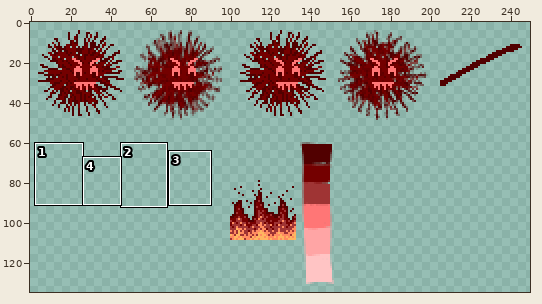
File history of a sprite sheet, Assets/Sprites/TopDown Sprites/Enemies/RedEnemies_and_Attacks.png. The picture above shows the old version from afar; the outline marks the close-up.
Close-up. Before:
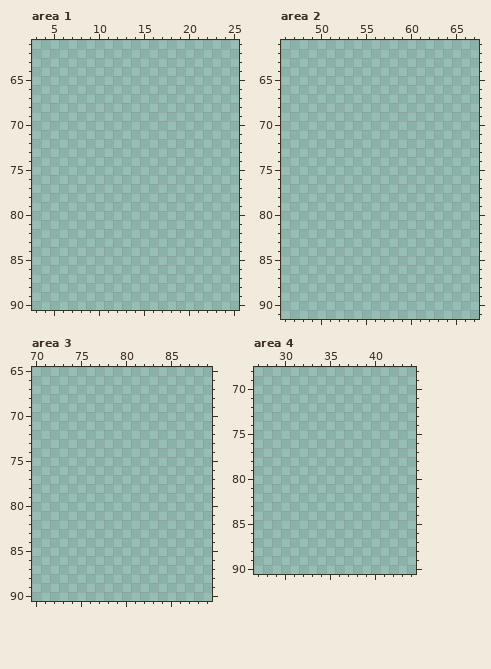
The file is 400x200 pixels. Pixels under 10% opacity are left out. Colours within 5 levels of each other are drawn and written as one. Shown: area 1: x 3..25, y 61..90; area 2: x 46..67, y 61..91; area 3: x 70..89, y 65..90; area 4: x 27..44, y 68..90. The wide view leaves out empty margins. The commit also changed other parts of the picture, which this record leaves out.
The result:
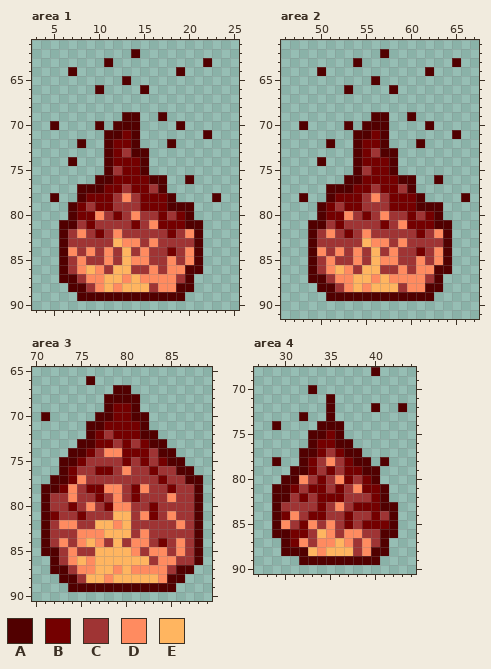
Palette (. is transparent): A #510000  B #740000  C #9f3434  D #ff8b60  E #ffb560
The edit:
--- area 1
@@ x 3..25 @@
 61 .......................
-62 .......................
-63 .......................
-64 .......................
-65 .......................
-66 .......................
+62 ...........A...........
+63 ........A..........A...
+64 ....A...........A......
+65 ..........A............
+66 .......A....A..........
 67 .......................
 68 .......................
-69 .......................
-70 .......................
-71 .......................
-72 .......................
-73 .......................
-74 .......................
-75 .......................
-76 .......................
-77 .......................
-78 .......................
-79 .......................
-80 .......................
-81 .......................
-82 .......................
-83 .......................
-84 .......................
-85 .......................
-86 .......................
-87 .......................
-88 .......................
-89 .......................
+69 ..........AA..A........
+70 ..A....A.AAA....A......
+71 ........AABA.......A...
+72 .....A..ABBA...A.......
+73 ........ABCAA..........
+74 ....A...ABBBA..........
+75 ........ACBBA..........
+76 .......AABBBBAA..A.....
+77 .....AAABBCBBCA........
+78 ..A..ABBBCDCBBBA....A..
+79 ....ABCBBCCCBBBAAA.....
+80 ....ABBDCBCDCCBCBA.....
+81 ...AACBCCCCBCDBBBAA....
+82 ...ACDCBCDCCCCCBCDA....
+83 ...ACCCCCEDDCDCCCCA....
+84 ...ADCDCDCECDCCBCDA....
+85 ...ACDCCDCEDDCCDCDA....
+86 ...ACDEDCEECCDCDDAA....
+87 ...AACDDEEDEDDDDCA.....
+88 ....AACDEDEEECDDAA.....
+89 .....AAAAAAAAAAAA......
 90 .......................
--- area 2
@@ x 46..67 @@
 61 ......................
-62 ......................
-63 ......................
-64 ......................
-65 ......................
-66 ......................
+62 ...........A..........
+63 ........A..........A..
+64 ....A...........A.....
+65 ..........A...........
+66 .......A....A.........
 67 ......................
 68 ......................
-69 ......................
-70 ......................
-71 ......................
-72 ......................
-73 ......................
-74 ......................
-75 ......................
-76 ......................
-77 ......................
-78 ......................
-79 ......................
-80 ......................
-81 ......................
-82 ......................
-83 ......................
-84 ......................
-85 ......................
-86 ......................
-87 ......................
-88 ......................
-89 ......................
+69 ..........AA..A.......
+70 ..A....A.AAA....A.....
+71 ........AABA.......A..
+72 .....A..ABBA...A......
+73 ........ABCAA.........
+74 ....A...ABBBA.........
+75 ........ACBBA.........
+76 .......AABBBBAA..A....
+77 .....AAABBCBBCA.......
+78 ..A..ABBBCDCBBBA....A.
+79 ....ABCBBCCCBBBAAA....
+80 ....ABBDCBCDCCBCBA....
+81 ...AACBCCCCBCDBBBAA...
+82 ...ACDCBCDCCCCCBCDA...
+83 ...ACCCCCEDDCDCCCCA...
+84 ...ADCDCDCECDCCBCDA...
+85 ...ACDCCDCEDDCCDCDA...
+86 ...ACDEDCEECCDCDDAA...
+87 ...AACDDEEDEDDDDCA....
+88 ....AACDEDEEECDDAA....
+89 .....AAAAAAAAAAAA.....
 90 ......................
--- area 3
@@ x 70..89 @@
 65 ....................
-66 ....................
-67 ....................
-68 ....................
-69 ....................
-70 ....................
-71 ....................
-72 ....................
-73 ....................
-74 ....................
-75 ....................
-76 ....................
-77 ....................
-78 ....................
-79 ....................
-80 ....................
-81 ....................
-82 ....................
-83 ....................
-84 ....................
-85 ....................
-86 ....................
-87 ....................
-88 ....................
-89 ....................
+66 ......A.............
+67 .........AA.........
+68 ........AAAA........
+69 ........ABBA........
+70 .A.....AABBAA.......
+71 ......AABBBBA.......
+72 ......ABCBBBAA......
+73 .....AABBCBCBAA.....
+74 ....AABCDDBBBCAA....
+75 ...AABCCCCBCBCBAA...
+76 ...ABCCBBCDCCBCCAA..
+77 ..AABDCCCCCCCCBCCAA.
+78 .AABDCBBDDCBDCCBCCA.
+79 .ACCDCCBCDCBCCCDCCA.
+80 .ACCBCDCBDDCCBCCCCA.
+81 .ABCCBCCCEECDBCDCCA.
+82 .ACDDCCEEDECCCCCDCA.
+83 .ACCCDDDEEECDCCCCCA.
+84 .ACDCDEDCECDDCBCDCA.
+85 .AACDCCEEEEDCDDCDCA.
+86 ..ACDEDEEEEEECDDCCA.
+87 ..AACDDEEDEDDDDCAA..
+88 ...AACEEDEEEEEDAA...
+89 ....AAAAAAAAAAAA....
 90 ....................
--- area 4
@@ x 27..44 @@
-68 ..................
+68 .............A....
 69 ..................
-70 ..................
-71 ..................
-72 ..................
-73 ..................
-74 ..................
-75 ..................
-76 ..................
-77 ..................
-78 ..................
-79 ..................
-80 ..................
-81 ..................
-82 ..................
-83 ..................
-84 ..................
-85 ..................
-86 ..................
-87 ..................
-88 ..................
-89 ..................
+70 ......A...........
+71 ........A.........
+72 ........A....A..A.
+73 .....A..A.........
+74 ..A....AAA........
+75 ......AABA........
+76 ......ABBAA.......
+77 .....AABCBAA......
+78 ..A..ABCDCBAA.A...
+79 ....AABCBCBBAA....
+80 ...AADCBCDBCBA....
+81 ..AABCBBCBCDBBA...
+82 ..AACBCBBBCCCBA...
+83 ..ACCCCBCDCBBBAA..
+84 ..ABDCBBCCBCCBCA..
+85 ..ADCBDCDCBCBBBA..
+86 ..AABBCEDCDDCCAA..
+87 ...ABDCDDEDCDCA...
+88 ...AAAEDEEECDAA...
+89 .....AAAAAAAAA....
 90 ..................
Boxes around the changes in both close-ups, in picture pixels (x1, y1, x2, y2):
added: (50, 49, 221, 301)
added: (299, 49, 470, 301)
added: (41, 376, 203, 592)
added: (272, 367, 407, 565)
